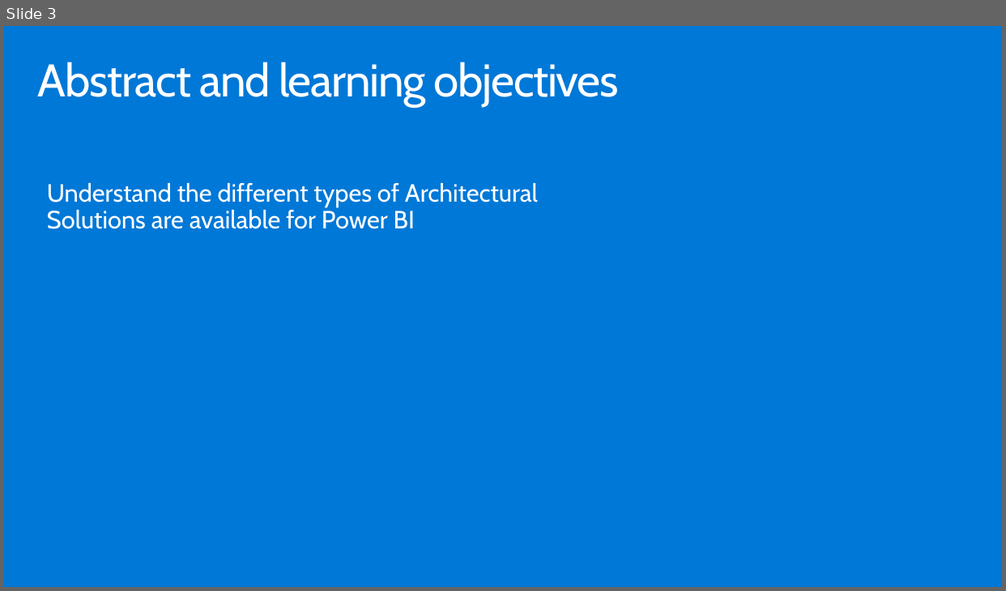
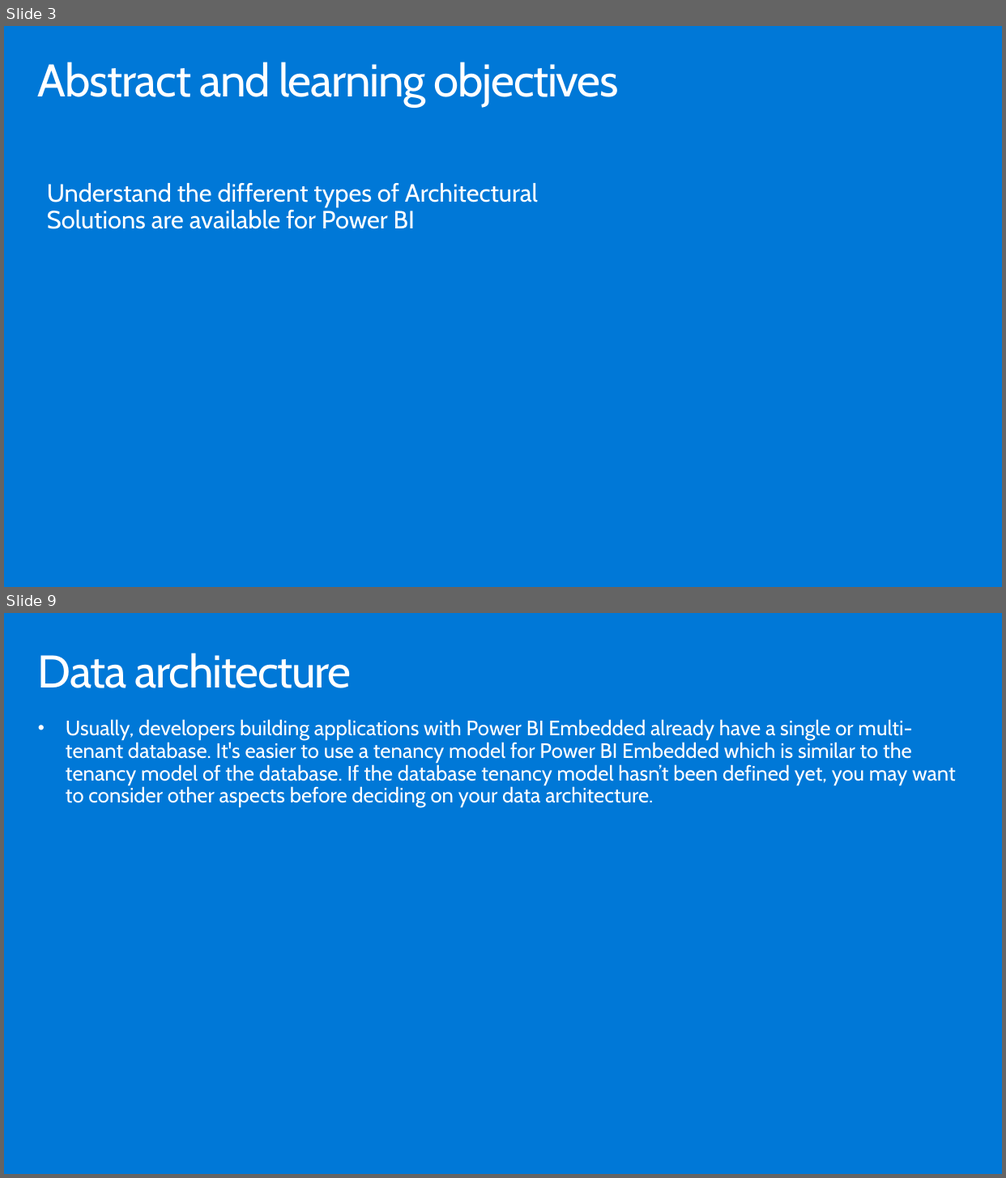
Before and after one commit to hnc198/AzurePowerBI, a slide deck: 4. Hands-on Modules/Architectural Designs/1. Architectural Designs.pptx. Shown one above the other, each under a label of ours: slide 3 before the commit, slides 3 and 9 after it; the slides between them are not shown. The pictures are 1006x591 and 1006x1178 pixels, drawn with LibreOffice and Linux fonts; fonts in the diff are those of the drawing. Boxes give left, top, right and bottom in pixels: in the first picture for what was removed or moved away, otherwise in the second. Text is boxed around its words. In the diff, an @@ line names an element or a change of style, - is before the commit and + after.

```diff
--- a/4. Hands-on Modules/Architectural Designs/1. Architectural Designs.pptx
+++ b/4. Hands-on Modules/Architectural Designs/1. Architectural Designs.pptx
@@ slide 9 added at (4, 613, 1002, 1174), background #0078D7 @@
@@ title added at (38, 653, 351, 688), 44 pt, text #FFFFFF @@
+Data architecture
@@ text added at (66, 719, 956, 807), 20 pt, text #FFFFFF @@
+• Usually, developers building applications with Power BI Embedded already have a single or multi-tenant database. It's easier to use a tenancy model for Power BI Embedded which is similar to the tenancy model of the database. If the database tenancy model hasn’t been defined yet, you may want to consider other aspects before deciding on your data architecture.
```
Also in this commit, not shown: 4 slides changed, 14 other slides added, 4 other files.
